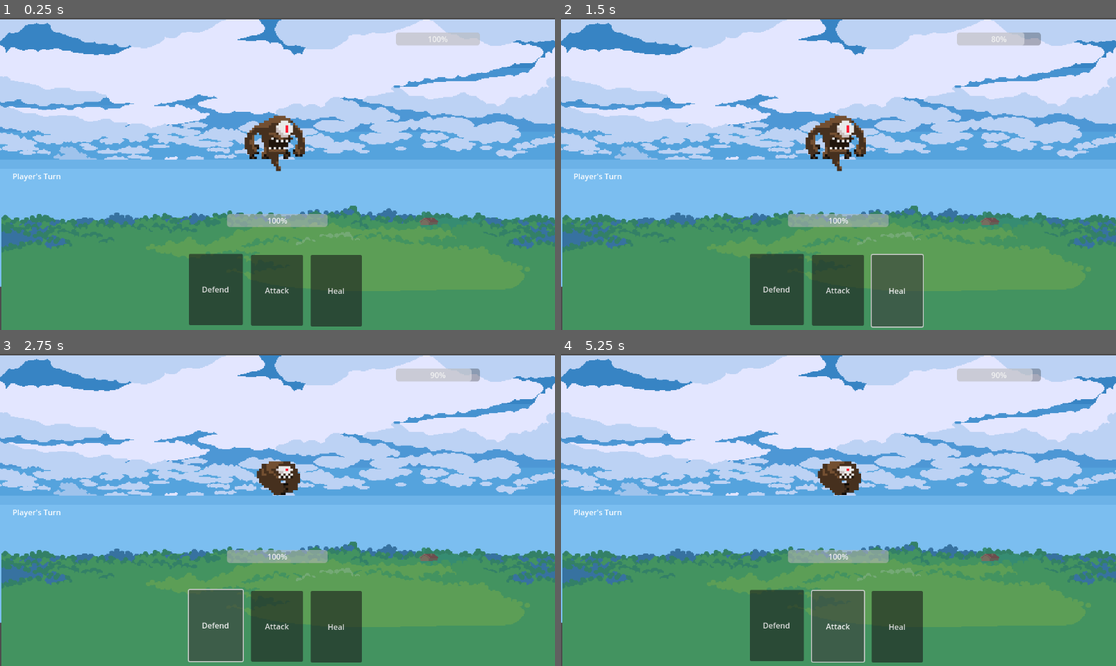
Above: before the commit, frames 1-4 (two rows, left to right).
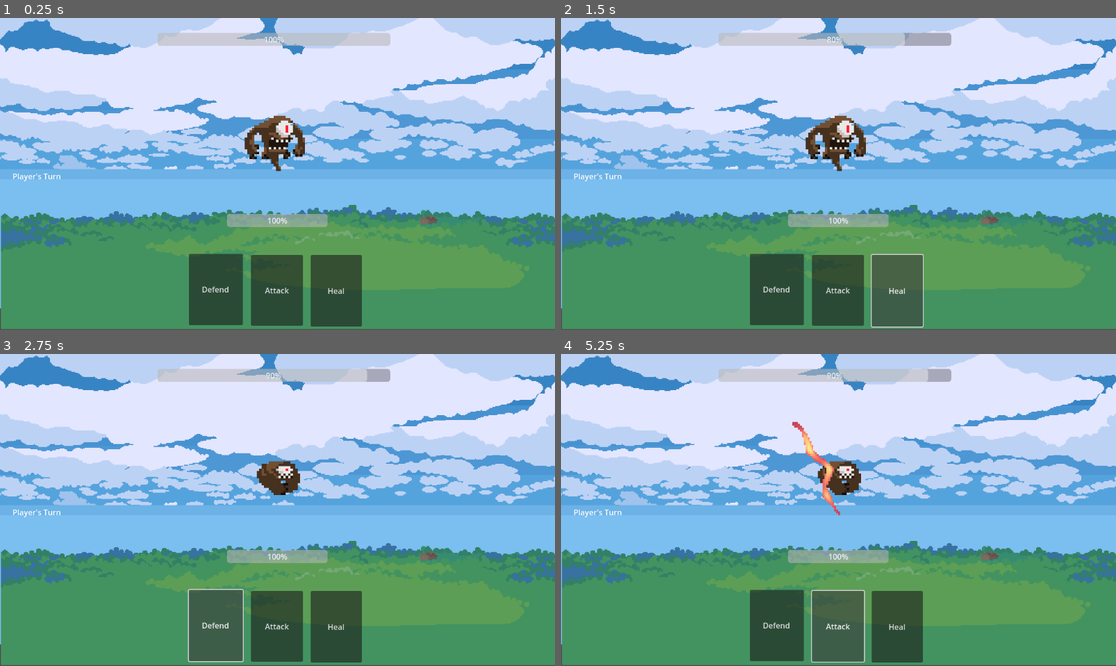
Above: after the commit, the same moments.

Repository: JollyOmnivore/Card-Wars-Roguelike
Game: Godot game, scene res://Scenes/CombatScene.tscn
The game is run twice, just before and just after one commit, with the same random seed, the same clock (stepped at 60 frames per second) and the same inputs.
Inputs:
- Up to frame 1 (0.25 s): no input
- Up to frame 2 (1.5 s): click "Attack" at 0.5 s; click "Heal" at 1.25 s
- Up to frame 3 (2.75 s): click "Defend" at 2 s
- Up to frame 4 (5.25 s): click "Attack" at 2.75 s; click "Heal" at 3.5 s; click "Defend" at 4.25 s; click "Attack" at 5 s

The runs differ from the first frame. In frame 1, 15% of the frame differs, in the area x 0-100%, y 0-100%; in frame 2, 15%; in frame 3, 15%; in frame 4, 15%.

Commit message:
added cool attack animation
also polished the code a little

Diff:
--- a/card-wars-se-project/Scenes/CombatScene.tscn
+++ b/card-wars-se-project/Scenes/CombatScene.tscn
@@ -1,10 +1,54 @@
-[gd_scene load_steps=6 format=3 uid="uid://t42er6uydctj"]
+[gd_scene load_steps=13 format=3 uid="uid://t42er6uydctj"]
 
 [ext_resource type="Script" path="res://Scenes/combat_scene_script.gd" id="1_rogkm"]
 [ext_resource type="Texture2D" uid="uid://cmwg00y7t4jxk" path="res://Assets/Free-Summer-Pixel-Art-Backgrounds/PNG/summer7/2.png" id="2_n8ppu"]
 [ext_resource type="PackedScene" uid="uid://e3vfpxi7llhh" path="res://Scenes/PlayerHand Scene.tscn" id="2_p02g3"]
 [ext_resource type="Texture2D" uid="uid://cmaw1h0eutf8c" path="res://Assets/Free-Summer-Pixel-Art-Backgrounds/PNG/summer7/1.png" id="3_8o4lx"]
 [ext_resource type="PackedScene" uid="uid://d2iv4sdpdkc6g" path="res://Scenes/Enemy Scene.tscn" id="3_vpa1x"]
+[ext_resource type="Texture2D" uid="uid://d2cp16knrukta" path="res://Assets/223.png" id="6_rprr5"]
+
+[sub_resource type="AtlasTexture" id="AtlasTexture_owc4n"]
+atlas = ExtResource("6_rprr5")
+region = Rect2(0, 0, 60, 67)
+
+[sub_resource type="AtlasTexture" id="AtlasTexture_ykqc6"]
+atlas = ExtResource("6_rprr5")
+region = Rect2(64, 0, 60, 67)
+
+[sub_resource type="AtlasTexture" id="AtlasTexture_swvqr"]
+atlas = ExtResource("6_rprr5")
+region = Rect2(128, 0, 60, 67)
+
+[sub_resource type="AtlasTexture" id="AtlasTexture_12gg6"]
+atlas = ExtResource("6_rprr5")
+region = Rect2(192, 0, 60, 67)
+
+[sub_resource type="AtlasTexture" id="AtlasTexture_8v5sb"]
+atlas = ExtResource("6_rprr5")
+region = Rect2(256, 0, 60, 67)
+
+[sub_resource type="SpriteFrames" id="SpriteFrames_01hk5"]
+animations = [{
+"frames": [{
+"duration": 1.0,
+"texture": SubResource("AtlasTexture_owc4n")
+}, {
+"duration": 1.0,
+"texture": SubResource("AtlasTexture_ykqc6")
+}, {
+"duration": 1.0,
+"texture": SubResource("AtlasTexture_swvqr")
+}, {
+"duration": 1.0,
+"texture": SubResource("AtlasTexture_12gg6")
+}, {
+"duration": 1.0,
+"texture": SubResource("AtlasTexture_8v5sb")
+}],
+"loop": false,
+"name": &"default",
+"speed": 8.0
+}]
 
 [node name="CombatScene" type="Control"]
 layout_mode = 3
@@ -15,24 +59,10 @@
 
 [node name="EnemyHealthBar" type="ProgressBar" parent="."]
 layout_mode = 0
-offset_left = 822.0
-offset_top = 30.0
-offset_right = 996.0
-offset_bottom = 57.0
-
-[node name="Grass" type="Sprite2D" parent="EnemyHealthBar"]
-show_behind_parent = true
-position = Vector2(-232, 348.5)
-scale = Vector2(2.03819, 1.66975)
-texture = ExtResource("2_n8ppu")
-
-[node name="Sky" type="Sprite2D" parent="EnemyHealthBar/Grass"]
-show_behind_parent = true
-light_mask = 2
-visibility_layer = 2
-position = Vector2(-5.88757, -58.6913)
-scale = Vector2(0.988075, 1.02588)
-texture = ExtResource("3_8o4lx")
+offset_left = 327.0
+offset_top = 31.0
+offset_right = 810.0
+offset_bottom = 58.0
 
 [node name="PlayerHealthBar" type="ProgressBar" parent="."]
 layout_mode = 0
@@ -64,3 +94,24 @@
 [node name="EnemyScene" parent="." instance=ExtResource("3_vpa1x")]
 position = Vector2(543, 238)
 scale = Vector2(5, 5)
+
+[node name="Grass" type="Sprite2D" parent="."]
+show_behind_parent = true
+position = Vector2(589, 376)
+scale = Vector2(2.03819, 1.66975)
+texture = ExtResource("2_n8ppu")
+
+[node name="Sky" type="Sprite2D" parent="Grass"]
+show_behind_parent = true
+light_mask = 2
+visibility_layer = 2
+position = Vector2(-5.88758, -45.8152)
+scale = Vector2(0.988075, 1.122)
+texture = ExtResource("3_8o4lx")
+
+[node name="attackAnimation" type="AnimatedSprite2D" parent="."]
+position = Vector2(563, 242)
+scale = Vector2(3.95, 3.95)
+sprite_frames = SubResource("SpriteFrames_01hk5")
+frame = 4
+frame_progress = 1.0
--- a/card-wars-se-project/Scenes/combat_scene_script.gd
+++ b/card-wars-se-project/Scenes/combat_scene_script.gd
@@ -4,8 +4,9 @@
 @onready var player_health_bar = $PlayerHealthBar
 @onready var turn_indicator = $TurnIndicator
 @onready var player_hand_container = $PlayerHandContainer
-
+@onready var attackAnimation = $attackAnimation
 func _ready():
+	attackAnimation.visible = false
 	print("Combat Scene Initialized")
 	update_health_display()
 	load_player_hand()
@@ -41,3 +42,10 @@
 func on_turn_change():
 	print("on_turn_change() called")
 	update_turn_indicator()
+
+
+func playAttackAnimation():
+	attackAnimation.visible = true
+	attackAnimation.play('default')
+	await attackAnimation.animation_finished
+	attackAnimation.visible= false
--- a/card-wars-se-project/Scripts/game_manager.gd
+++ b/card-wars-se-project/Scripts/game_manager.gd
@@ -39,6 +39,7 @@
 
 
 func player_action(action: String):
+	var combat_scene = get_tree().root.get_node_or_null("CombatScene")
 	print("Player action triggered:", action)
 	if not player_turn:
 		print("Not player's turn, action ignored.")
@@ -47,19 +48,22 @@
 	match action:
 		"attack":
 			enemy_health -= 20
+			combat_scene.playAttackAnimation()#plays animation in combat scene
 			print("Player attacks! Enemy Health:", enemy_health)
+			#add win check here
 		"heal":
 			player_health += 15
 			print("Player heals! Player Health:", player_health)
 		"defend":
-			print("Player defends!")
+			print("Player defends!")#defending does nothing yet
 
 	# DEBUGGING Check if CombatScene exists
-	var combat_scene = get_tree().root.get_node_or_null("CombatScene")
+
 	if combat_scene:
 		print("CombatScene found, updating UI")
 		combat_scene.update_health_display()
 		combat_scene.on_turn_change()
+
 	else:
 		print("ERROR: CombatScene not found!")
 
@@ -68,12 +72,13 @@
 # Handles enemy's turn
 func enemy_turn():
 	print("Enemy's turn started...")
-	var enemy_action = randi() % 2  # Simple AI: 0 = attack, 1 = heal. I told you this would be easier Logan
+	var enemy_action = randi() % 2  #Simple AI: 0 = attack, 1 = heal. I told you this would be easier Logan
 	print("Enemy chose action:", enemy_action)
 
 	if enemy_action == 0:
 		player_health -= 15
 		print("Enemy attacks! Player Health:", player_health)
+		#add game end check here
 	else:
 		enemy_health += 10
 		print("Enemy heals! Enemy Health:", enemy_health)
Binary file added: card-wars-se-project/Assets/223.png
Not shown, added: card-wars-se-project/Assets/223.png.import
Binary file added: card-wars-se-project/Assets/32 Backgrounds Free!/223.png
Not shown, added: card-wars-se-project/Assets/32 Backgrounds Free!/223.png.import
